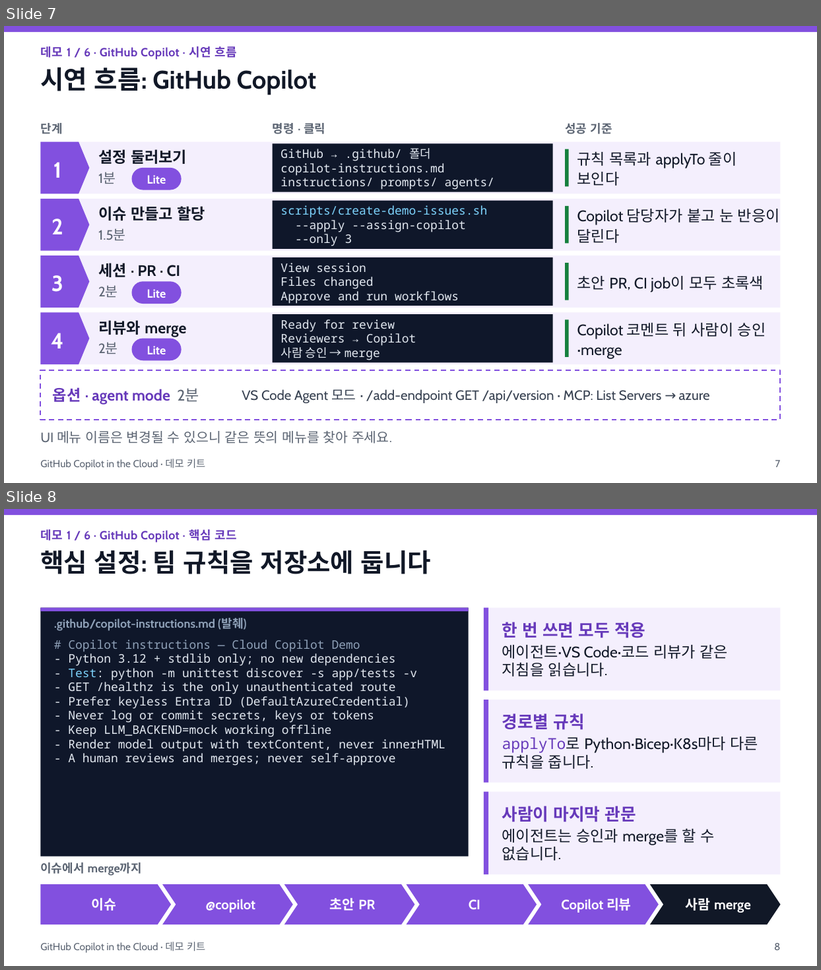
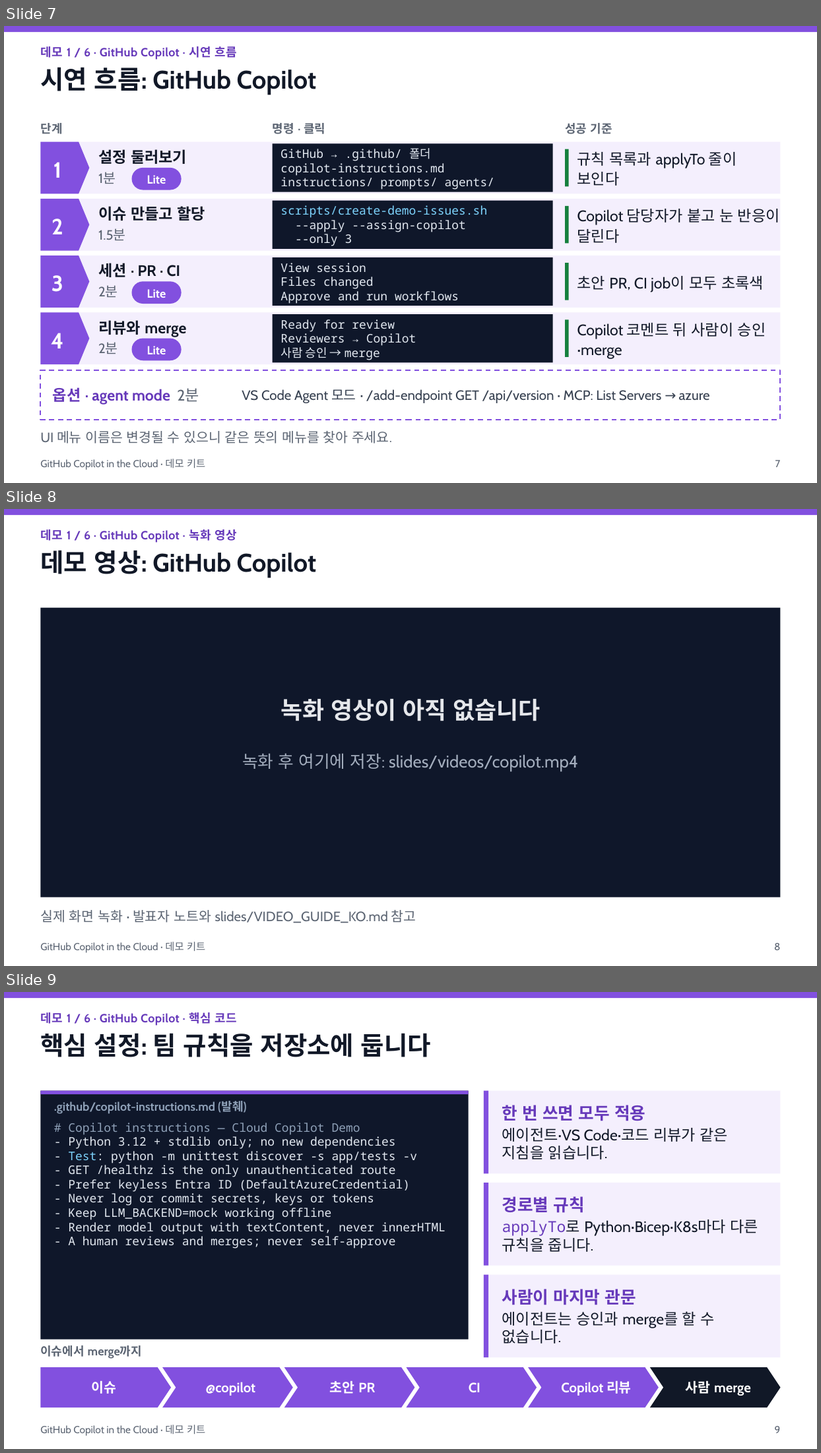
Before and after one commit to junwoojeong100/ghcp-in-the-cloud, a slide deck: slides/demo-presentation-ko.pptx. Shown one above the other, each under a label of ours: slides 7 and 8 before the commit, slides 7, 8 and 9 after it. The pictures are 821x970 and 821x1453 pixels, drawn with LibreOffice and Linux fonts; fonts in the diff are those of the drawing. Boxes give left, top, right and bottom in pixels: in the first picture for what was removed or moved away, otherwise in the second. Text is boxed around its words. In the diff, an @@ line names an element or a change of style, - is before the commit and + after.

```diff
--- a/slides/demo-presentation-ko.pptx
+++ b/slides/demo-presentation-ko.pptx
@@ slide 8 added at (x1=4, y1=509, x2=817, y2=966), background #FFFFFF @@
@@ rectangle added at (x1=4, y1=509, x2=817, y2=515), fill #8250DF @@
@@ text added at (x1=40, y1=529, x2=237, y2=543), 14 pt, text #6639BA, bold @@
+데모 1 / 6 · GitHub Copilot · 녹화 영상
@@ title added at (x1=40, y1=550, x2=317, y2=578), 30 pt, text #111827, bold @@
+데모 영상: GitHub Copilot
@@ rectangle added at (x1=40, y1=608, x2=781, y2=898), fill #0F172A @@
@@ text added at (x1=281, y1=699, x2=540, y2=722), 28 pt, text #E5E7EB, bold @@
+녹화 영상이 아직 없습니다
@@ text added at (x1=242, y1=753, x2=578, y2=772), 20 pt, text #A3ADBD @@
+녹화 후 여기에 저장: slides/videos/copilot.mp4
@@ text added at (x1=40, y1=910, x2=416, y2=923), 16 pt, text #5B6472 @@
+실제 화면 녹화 · 발표자 노트와 slides/VIDEO_GUIDE_KO.md 참고
@@ text added at (x1=40, y1=942, x2=205, y2=953), 12 pt, text #5B6472 @@
+GitHub Copilot in the Cloud · 데모 키트
@@ page number added at (x1=774, y1=943, x2=780, y2=951), 12 pt, text #5B6472 @@
+8
@@ what was slide 8 is now slide 9 @@
@@ page number at (x1=775, y1=1426, x2=781, y2=1434): text changed @@
-8
+9
```
Also in this commit, not shown: 5 other slides added, 4 other files.
